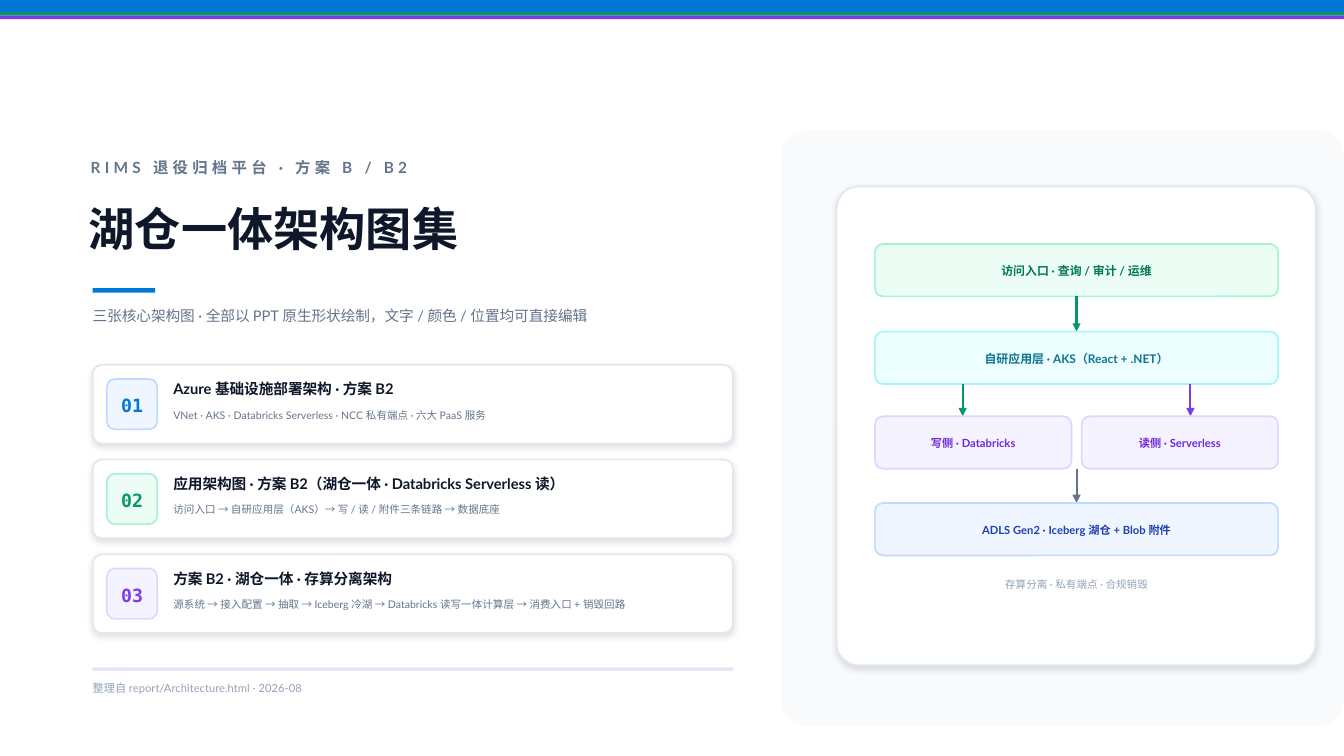
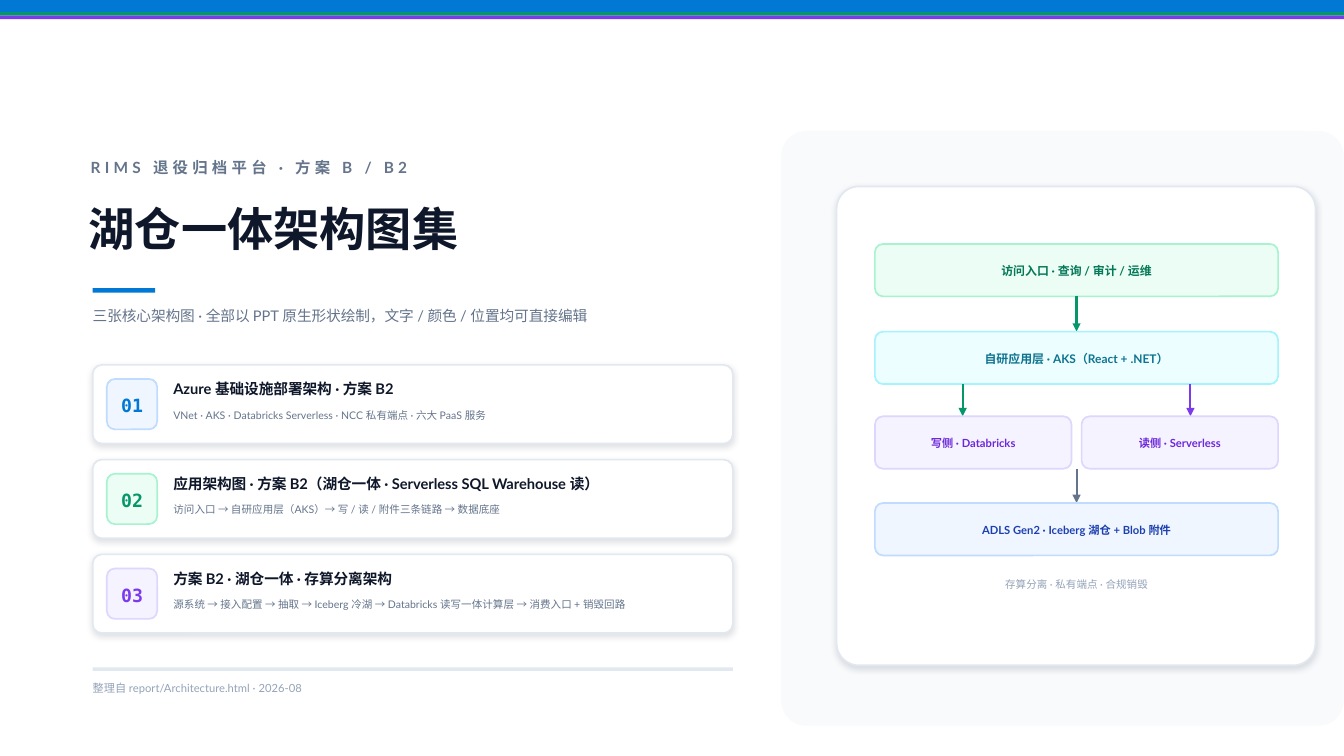
Before and after one commit to DoctoryJava/RimsDecommision, a slide deck: slide 1 of report/方案B_B2_架构图集.pptx. Drawn at 1344x756 pixels with LibreOffice and Linux fonts; fonts in the diff are those of the drawing. Boxes give left, top, right and bottom in pixels: in the first picture for what was removed or moved away, otherwise in the second. Text is boxed around its words. In the diff, an @@ line names an element or a change of style, - is before the commit and + after.

Commit message:
docs(ppt): 读侧名称统一为正式产品名 Serverless SQL Warehouse

```diff
--- a/report/方案B_B2_架构图集.pptx
+++ b/report/方案B_B2_架构图集.pptx
@@ text at bbox=[173, 476, 599, 491]: text changed @@
-应用架构图 · 方案 B2（湖仓一体 · Databricks Serverless 读）
+应用架构图 · 方案 B2（湖仓一体 · Serverless SQL Warehouse 读）
```
Also in this commit, not shown: 2 other slides changed, 1 other file.
